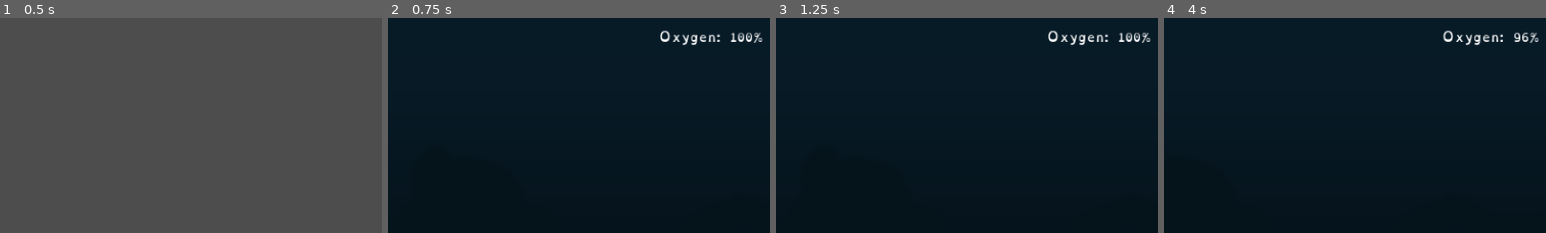
Above: before the commit, frames 1-4 (left to right).
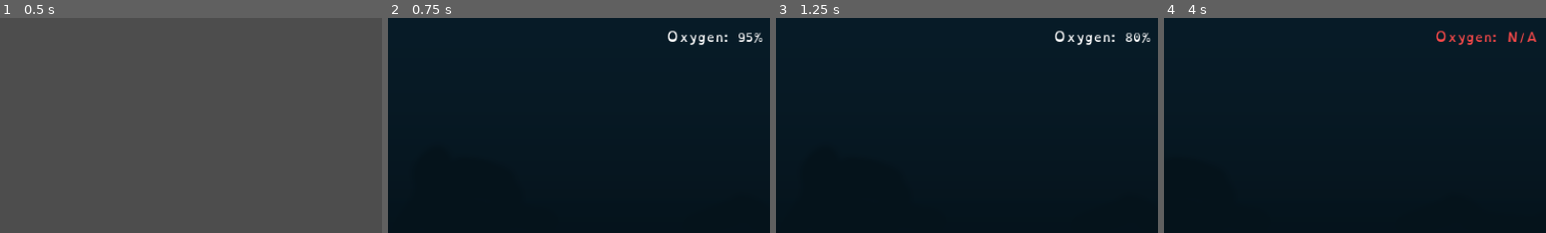
Above: after the commit, the same moments.

Repository: KeyraWebb/Cheezbored
Game: Godot game, scene res://scenes/game.tscn
The game is run twice, just before and just after one commit, with the same random seed, the same clock (stepped at 60 frames per second) and the same inputs.
Inputs:
- Up to frame 1 (0.5 s): no input
- Up to frame 2 (0.75 s): click "Play" at 0.5 s
- Up to frame 3 (1.25 s): no input
- Up to frame 4 (4 s): hold E (interact) 1.28-2.03 s; hold Right (move_right) 1.28-2.78 s; tap Space (jump) at 1.52, 2.27, 3.77 s; tap E (interact) at 2.1, 3.6 s; hold Left (move_left) 2.78-3.53 s; hold E (interact) 2.78-3.53 s; hold Right (move_right) from 3.53 s (still down)
The pictures show only the part of the screen within x 50-100%, y 0-50%; the shares and areas given below are measured in that part.

Frame 1 is identical in both runs. In frame 2, 0.7% of the frame differs, in the area x 71-98%, y 5-13%; in frame 3, 0.6%; in frame 4, 0.9%, in the area x 71-99%, y 5-13%.

Commit message:
fix font color when refilling oxygen

Diff:
--- /dev/null
+++ b/scenes/death_screen.tscn
@@ -0,0 +1,30 @@
+[gd_scene load_steps=2 format=3 uid="uid://mampn2uxmi73"]
+
+[ext_resource type="Theme" uid="uid://xmw5s6ytlo3k" path="res://assets/fonts/basetext.tres" id="1_fyo1y"]
+
+[node name="DeathScreen" type="Control"]
+custom_minimum_size = Vector2(1920, 1080)
+layout_mode = 3
+anchors_preset = 0
+
+[node name="ColorRect" type="ColorRect" parent="."]
+layout_mode = 1
+anchors_preset = 15
+anchor_right = 1.0
+anchor_bottom = 1.0
+grow_horizontal = 2
+grow_vertical = 2
+color = Color(0.02, 0.02, 0.02, 1)
+
+[node name="Label" type="Label" parent="."]
+layout_mode = 1
+anchors_preset = 15
+anchor_right = 1.0
+anchor_bottom = 1.0
+grow_horizontal = 2
+grow_vertical = 2
+theme = ExtResource("1_fyo1y")
+theme_override_font_sizes/font_size = 52
+text = "YOU DIED"
+horizontal_alignment = 1
+vertical_alignment = 1
--- a/scenes/game.tscn
+++ b/scenes/game.tscn
@@ -1,11 +1,20 @@
-[gd_scene load_steps=3 format=3 uid="uid://du2vkhnifvd7l"]
+[gd_scene load_steps=5 format=3 uid="uid://du2vkhnifvd7l"]
 
 [ext_resource type="Script" path="res://scripts/game.gd" id="1_7wbg4"]
 [ext_resource type="PackedScene" uid="uid://bhbve28s5tl6q" path="res://scenes/main_menu.tscn" id="2_cql07"]
+[ext_resource type="PackedScene" uid="uid://mampn2uxmi73" path="res://scenes/death_screen.tscn" id="3_fsppi"]
+[ext_resource type="PackedScene" uid="uid://crs5bfilcviv6" path="res://scenes/underwater_level.tscn" id="4_i1g5f"]
 
 [node name="Game" type="Node"]
 script = ExtResource("1_7wbg4")
 
 [node name="main menu" parent="." instance=ExtResource("2_cql07")]
 
+[node name="DeathScreen" parent="." instance=ExtResource("3_fsppi")]
+visible = false
+
+[node name="RespawnTimer" type="Timer" parent="DeathScreen"]
+
+[node name="UnderwaterLevel" parent="." instance=ExtResource("4_i1g5f")]
+
 [connection signal="on_play_pressed" from="main menu" to="." method="_on_menu_play_pressed"]
--- a/scenes/objects/player.tscn
+++ b/scenes/objects/player.tscn
@@ -29,7 +29,7 @@
 
 [node name="Camera2D" type="Camera2D" parent="."]
 limit_left = 0
-limit_top = -1088
+limit_top = 0
 limit_bottom = 1080
 position_smoothing_enabled = true
 
--- a/scenes/underwater_level.gd
+++ b/scenes/underwater_level.gd
@@ -1 +1,14 @@
 extends Node2D
+
+signal on_level_complete
+signal on_death
+
+var game: Game
+
+
+func _ready() -> void:
+	game = get_parent()
+
+
+func _on_death() -> void:
+	print("restarting level!")
--- a/scenes/underwater_level.tscn
+++ b/scenes/underwater_level.tscn
@@ -30,7 +30,8 @@
 
 [node name="OxygenTimer" parent="HUD" instance=ExtResource("1_r1edr")]
 unique_name_in_owner = true
-deplete_delay = 50
+deplete_delay = 1
+metadata/_edit_use_anchors_ = true
 
 [node name="Player" parent="." instance=ExtResource("1_dsi1s")]
 position = Vector2(960, 1024)
@@ -135,7 +136,6 @@
 texture = SubResource("PlaceholderTexture2D_j1sx0")
 
 [node name="Ceiling" type="StaticBody2D" parent="Borders"]
-position = Vector2(0, -1088)
 
 [node name="CollisionShape2D" type="CollisionShape2D" parent="Borders/Ceiling"]
 shape = SubResource("WorldBoundaryShape2D_1ylnl")
@@ -156,3 +156,5 @@
 position = Vector2(0, 5)
 scale = Vector2(1152, 10)
 texture = SubResource("PlaceholderTexture2D_j1sx0")
+
+[connection signal="on_depleted" from="HUD/OxygenTimer" to="." method="_on_death"]
--- a/scripts/game.gd
+++ b/scripts/game.gd
@@ -1,12 +1,11 @@
 extends Node
-
-const UNDERWATER_LEVEL_PRELOAD = preload("res://scenes/underwater_level.tscn")
+class_name Game
 
 @onready var main_menu: Control = $"main menu"
+@onready var underwater_level: Node2D = $UnderwaterLevel
 
-var underwater_level: Node2D
-var city_level: Node2D
-
+@onready var death_screen: Control = $DeathScreen
+@onready var respawn_timer: Timer = $DeathScreen/RespawnTimer
 
 var active_level: Node2D:
 	set(value):
@@ -20,8 +19,7 @@
 
 
 func _ready() -> void:
-	# open level scenes but make them inactive
-	underwater_level = UNDERWATER_LEVEL_PRELOAD.instantiate()
+	remove_child(underwater_level)
 
 
 func _on_menu_play_pressed() -> void:
@@ -38,3 +36,7 @@
 		print("paused")
 		add_child(main_menu)
 		remove_child(active_level)
+
+
+func die() -> void:
+	remove_child(active_level)
--- a/scripts/oxygen_timer.gd
+++ b/scripts/oxygen_timer.gd
@@ -5,15 +5,21 @@
 @export var oxygen_display: Label
 @export var low_oxygen_color: Color
 
+var color: Color
 var deplete_timer = 0
-var oxygen = 100
+var oxygen = 100:
+	set(value):
+		if value >= 100:
+			oxygen_display.set("theme_override_colors/font_color", color)
+			deplete_timer = 0
+		oxygen = value
 
 signal on_depleted
 
 
 # Called when the node enters the scene tree for the first time.
 func _ready() -> void:
-	pass # Replace with function body.
+	color = oxygen_display.get_theme_color("font_color")
 
 
 # Called every frame. 'delta' is the elapsed time since the previous frame.
@@ -36,3 +42,4 @@
 #for when oxygen runs out
 func oxygen_depleted():
 	oxygen_display.text = "Oxygen: N/A"
+	on_depleted.emit()
